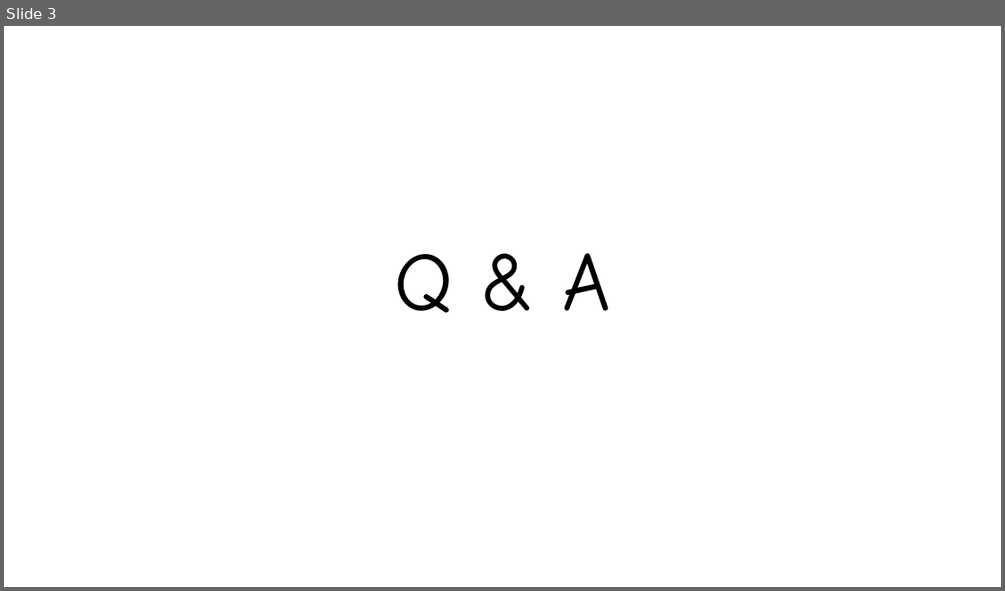
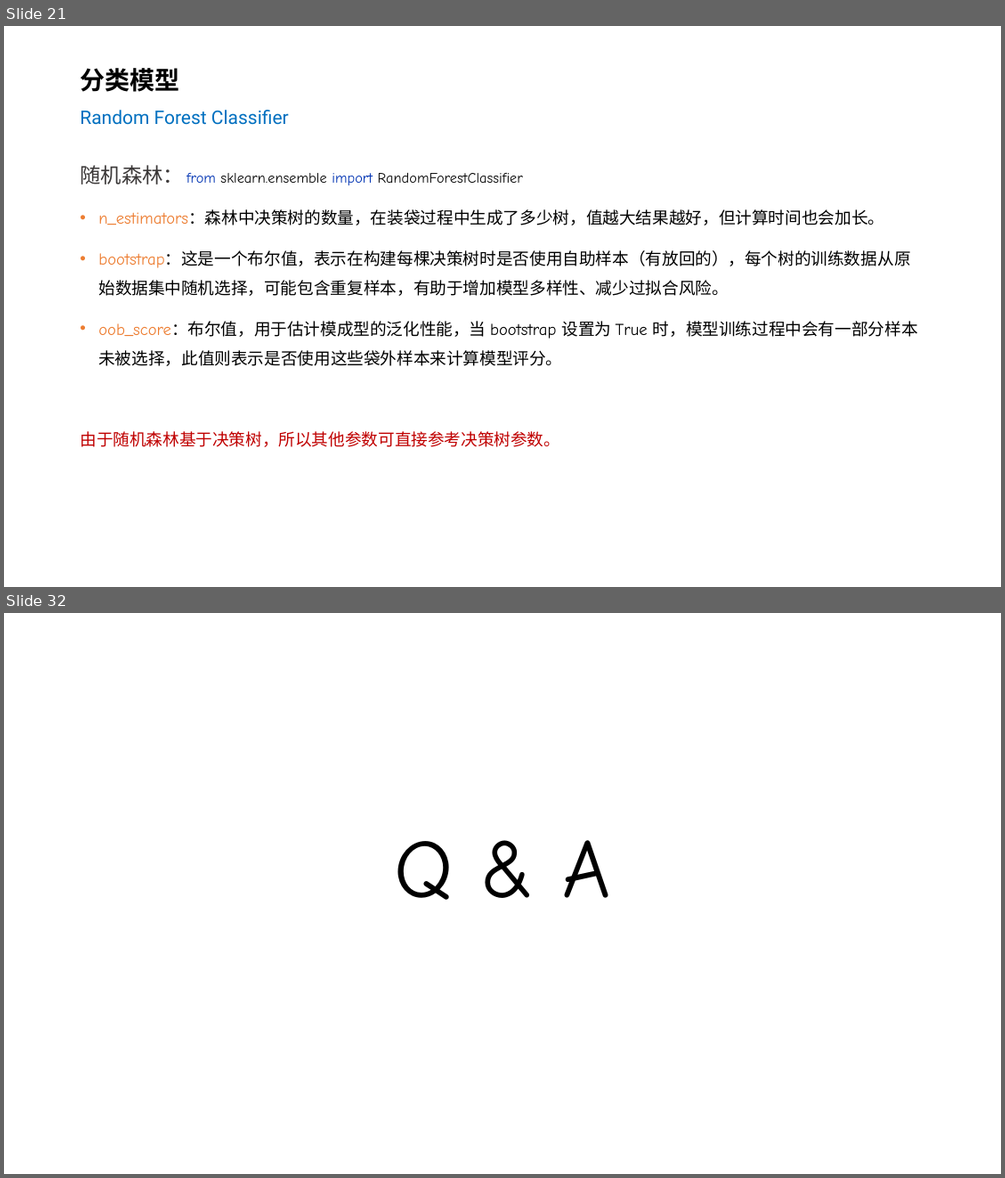
Before and after one commit to silentbalanceyh/cda-exam, a slide deck: ppt/06.模型选择.pptx. Shown one above the other, each under a label of ours: slide 3 before the commit, slides 21 and 32 after it; the slides between them are not shown. The pictures are 1005x591 and 1005x1178 pixels, drawn with LibreOffice and Linux fonts; fonts in the diff are those of the drawing; background and template pictures are left out. Boxes give left, top, right and bottom in pixels: in the first picture for what was removed or moved away, otherwise in the second. Text is boxed around its words. In the diff, an @@ line names an element or a change of style, - is before the commit and + after.

Commit message:
模型选择

```diff
--- a/ppt/06.模型选择.pptx
+++ b/ppt/06.模型选择.pptx
@@ slide 21 added at (x1=4, y1=26, x2=1001, y2=587), background #FFFFFF @@
@@ title added at (x1=80, y1=68, x2=289, y2=125), 18 pt, text #0070C0 @@
+分类模型
+Random Forest Classifier
@@ text added at (x1=80, y1=165, x2=918, y2=447), 16 pt, text #000000 @@
+随机森林： from sklearn.ensemble import RandomForestClassifier
+• n_estimators：森林中决策树的数量，在装袋过程中生成了多少树，值越大结果越好，但计算时间也会加长。
+• bootstrap：这是一个布尔值，表示在构建每棵决策树时是否使用自助样本（有放回的），每个树的训练数据从原始数据集中随机选择，可能包含重复样本，有助于增加模型多样性、减少过拟合风险。
+• oob_score：布尔值，用于估计模成型的泛化性能，当 bootstrap 设置为 True 时，模型训练过程中会有一部分样本未被选择，此值则表示是否使用这些袋外样本来计算模型评分。
+由于随机森林基于决策树，所以其他参数可直接参考决策树参数。
@@ what was slide 3 is now slide 32 @@
```
Also in this commit, not shown: 2 slides changed, 28 other slides added, 2 other files.
